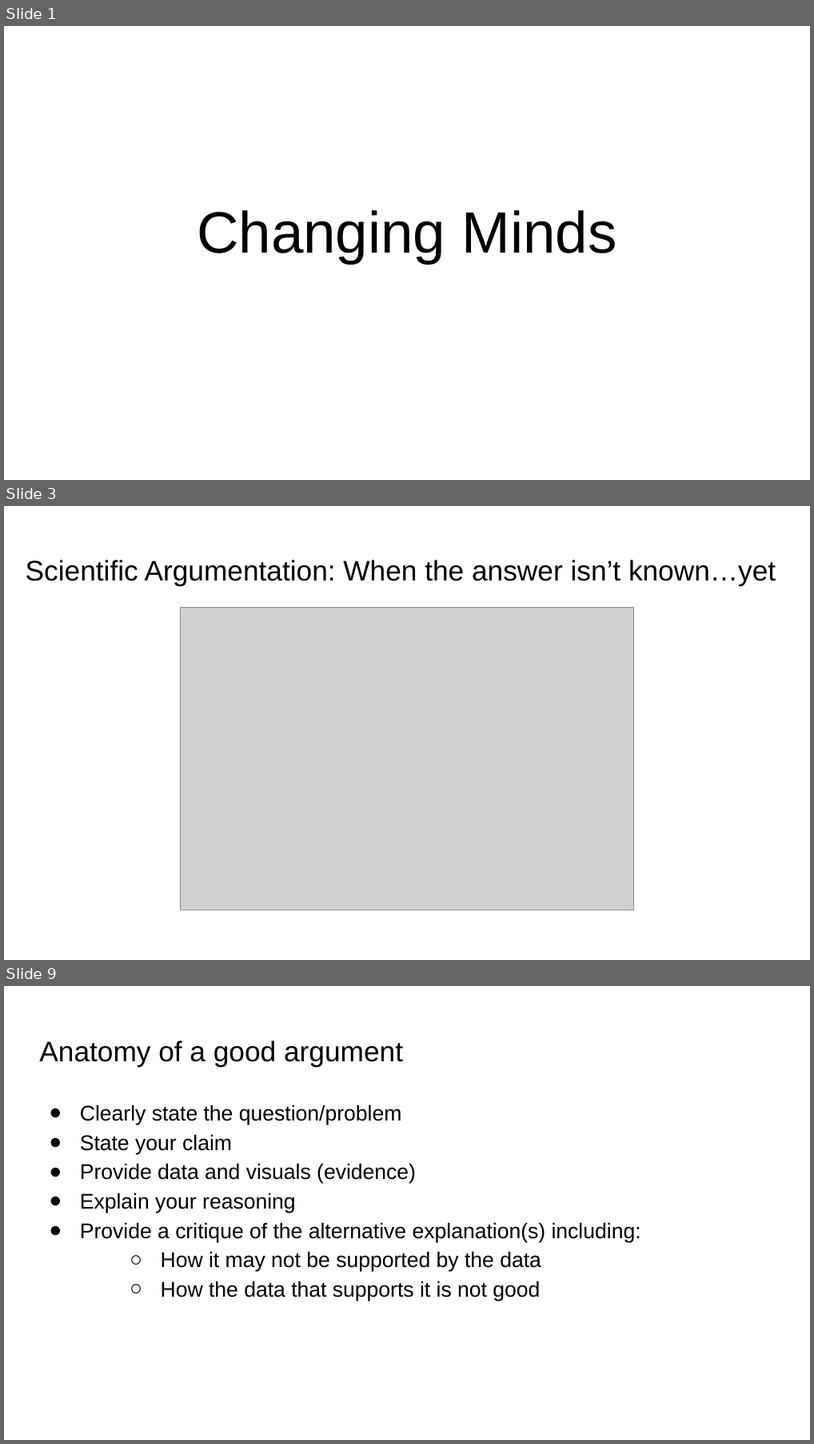
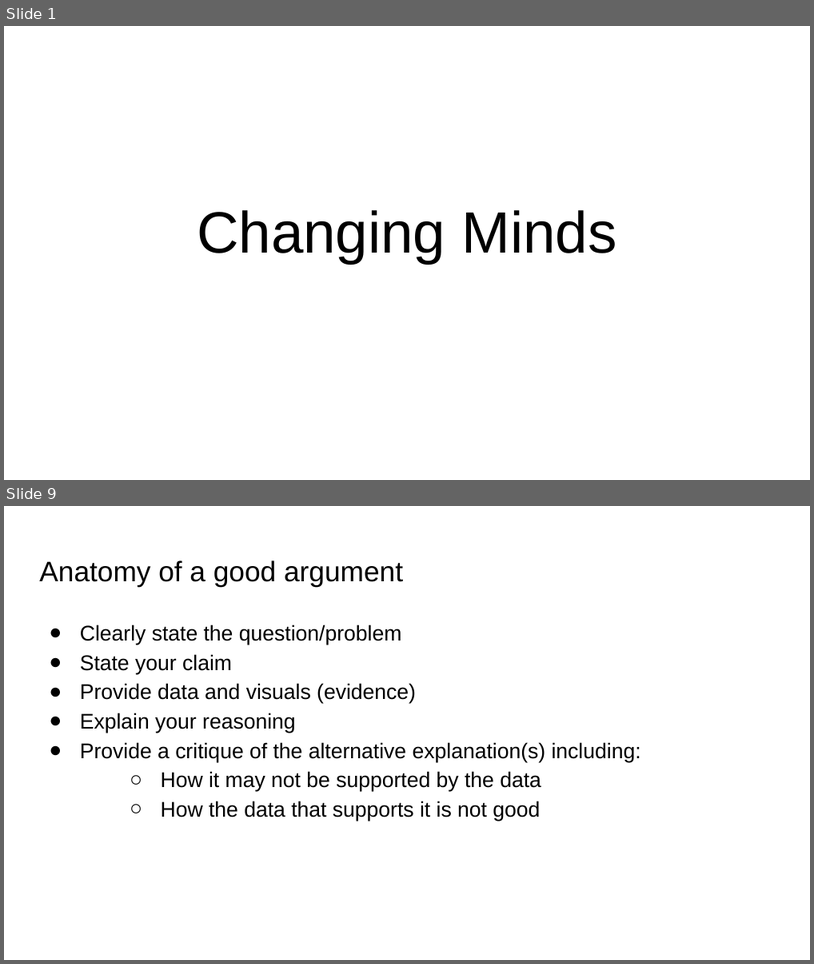
Before and after one commit to uchicago-dsi/data4all, a slide deck: Case 1 - Cholera/Lesson 8/Slides/Lesson_8_Lecture-2.pptx. Shown one above the other, each under a label of ours: slides 1, 3 and 9 before the commit, slides 1 and 9 after it; the slides between them are not shown. The pictures are 814x1444 and 814x964 pixels, drawn with LibreOffice and Linux fonts; fonts in the diff are those of the drawing; grey boxes stand for pictures. Boxes give left, top, right and bottom in pixels: in the first picture for what was removed or moved away, otherwise in the second. Text is boxed around its words. In the diff, an @@ line names an element or a change of style, - is before the commit and + after.

```diff
--- a/Case 1 - Cholera/Lesson 8/Slides/Lesson_8_Lecture-2.pptx
+++ b/Case 1 - Cholera/Lesson 8/Slides/Lesson_8_Lecture-2.pptx
@@ slide 3 removed at bbox=[4, 506, 810, 960], background #FFFFFF @@
@@ title removed at bbox=[26, 560, 776, 585] @@
-Scientific Argumentation: When the answer isn’t known…yet
@@ picture removed at bbox=[181, 607, 634, 909] @@
```
Also in this commit, not shown: 6 slides changed, 2 slides added, 1 other slide removed, 1 other file.
